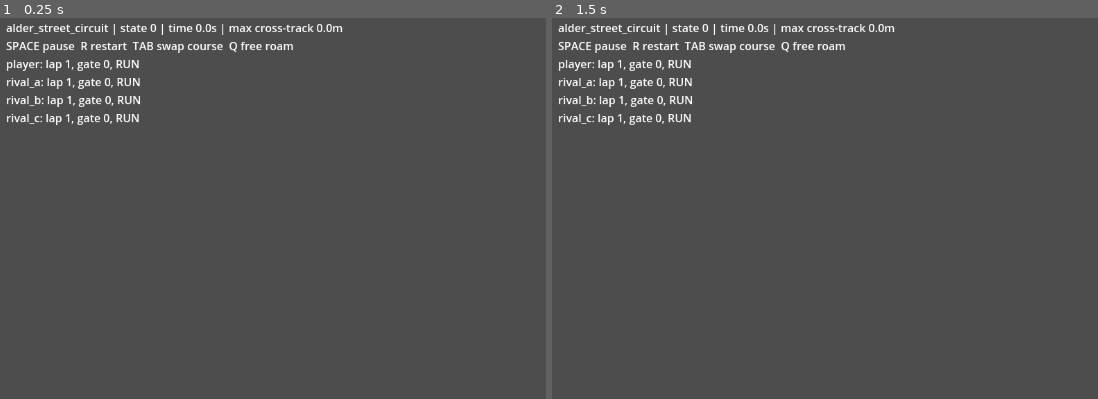
Above: before the commit, frames 1-2 (left to right).
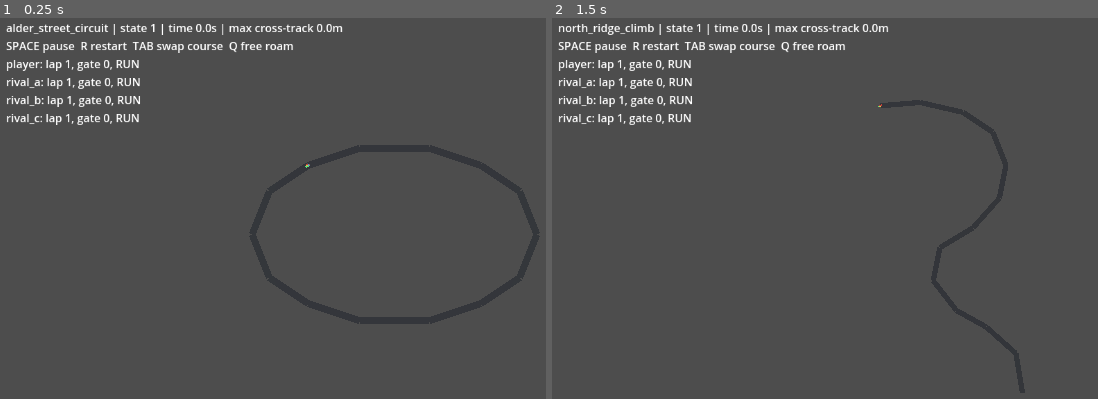
Above: after the commit, the same moments.

Repository: Anshuman-Arun/driving-game
Game: Godot game, scene res://demo/racing_demo.tscn
The game is run twice, just before and just after one commit, with the same random seed, the same clock (stepped at 60 frames per second) and the same inputs.
Inputs:
- Up to frame 1 (0.25 s): no input
- Up to frame 2 (1.5 s): tap Enter at 0.5 s; tap R at 0.6 s; tap Space at 0.77, 1.25 s; tap Tab at 1.35 s

The runs differ from the first frame. In frame 1, 2.4% of the frame differs, in the area x 27-99%, y 1-81%; in frame 2, 1.9%.

Commit message:
Handle JSON numeric lap counts and add racing diagnostics

Diff:
--- a/modules/racing/race_engine.gd
+++ b/modules/racing/race_engine.gd
@@ -74,7 +74,12 @@
 	if kind != "sprint" and kind != "circuit":
 		return _fail("Event kind must be sprint or circuit")
 	var raw_laps: Variant = definition.get("laps")
-	if typeof(raw_laps) != TYPE_INT or int(raw_laps) < 1 or (kind == "sprint" and int(raw_laps) != 1):
+	# JSON.parse_string represents integer literals as floating-point numbers.
+	# Accept those only when exactly integral; reject fractional/invalid lap counts.
+	if not RaceRoute._number(raw_laps):
+		return _fail("Sprint requires one lap; circuit requires positive integer laps")
+	var laps_value: float = float(raw_laps)
+	if laps_value < 1.0 or laps_value != floorf(laps_value) or (kind == "sprint" and laps_value != 1.0):
 		return _fail("Sprint requires one lap; circuit requires positive integer laps")
 	if not (definition.get("lane_route") is Array):
 		return _fail("Missing lane_route")
